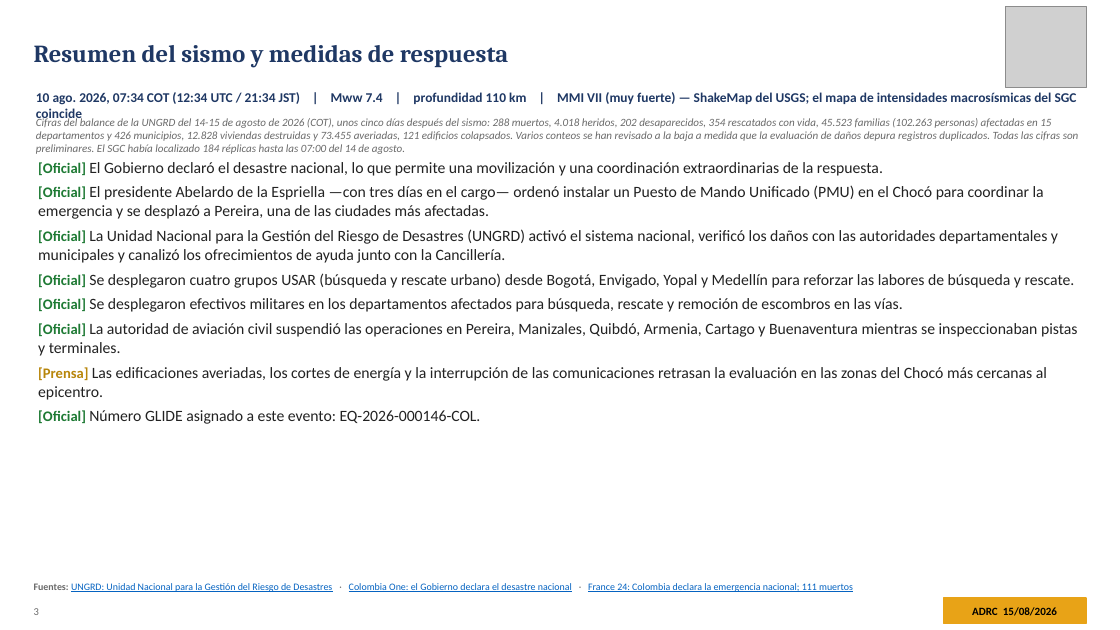
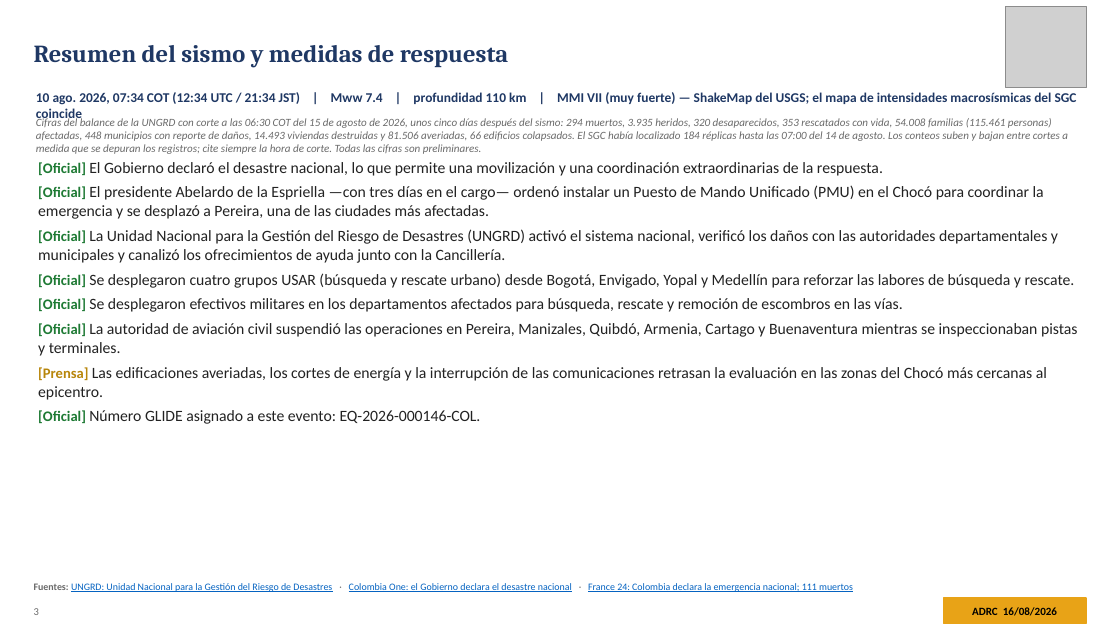
Before and after one commit to kochobi-max/whatsmap, a slide deck: slide 3 of reports/colombia_eq_20260810/output/ADRC_EQ_COL_Choco_20260810_ES.pptx. Drawn at 1120x630 pixels with LibreOffice and Linux fonts; fonts in the diff are those of the drawing; grey boxes stand for pictures. Boxes give left, top, right and bottom in pixels: in the first picture for what was removed or moved away, otherwise in the second. Text is boxed around its words. In the diff, an @@ line names an element or a change of style, - is before the commit and + after.

```diff
--- a/reports/colombia_eq_20260810/output/ADRC_EQ_COL_Choco_20260810_ES.pptx
+++ b/reports/colombia_eq_20260810/output/ADRC_EQ_COL_Choco_20260810_ES.pptx
@@ text at (x1=36, y1=117, x2=1068, y2=154): text changed @@
-Cifras del balance de la UNGRD del 14-15 de agosto de 2026 (COT), unos cinco días después del sismo: 288 muertos, 4.018 heridos, 202 desaparecidos, 354 rescatados con vida, 45.523 familias (102.263 personas) afectadas en 15 departamentos y 426 municipios, 12.828 viviendas destruidas y 73.455 averiadas, 121 edificios colapsados. Varios conteos se han revisado a la baja a medida que la evaluación de daños depura registros duplicados. Todas las cifras son preliminares. El SGC había localizado 184 réplicas hasta las 07:00 del 14 de agosto.
+Cifras del balance de la UNGRD con corte a las 06:30 COT del 15 de agosto de 2026, unos cinco días después del sismo: 294 muertos, 3.935 heridos, 320 desaparecidos, 353 rescatados con vida, 54.008 familias (115.461 personas) afectadas, 448 municipios con reporte de daños, 14.493 viviendas destruidas y 81.506 averiadas, 66 edificios colapsados. El SGC había localizado 184 réplicas hasta las 07:00 del 14 de agosto. Los conteos suben y bajan entre cortes a medida que se depuran los registros; cite siempre la hora de corte. Todas las cifras son preliminares.
```
Also in this commit, not shown: 34 other slides changed, 1 slide added, 8 other files.
